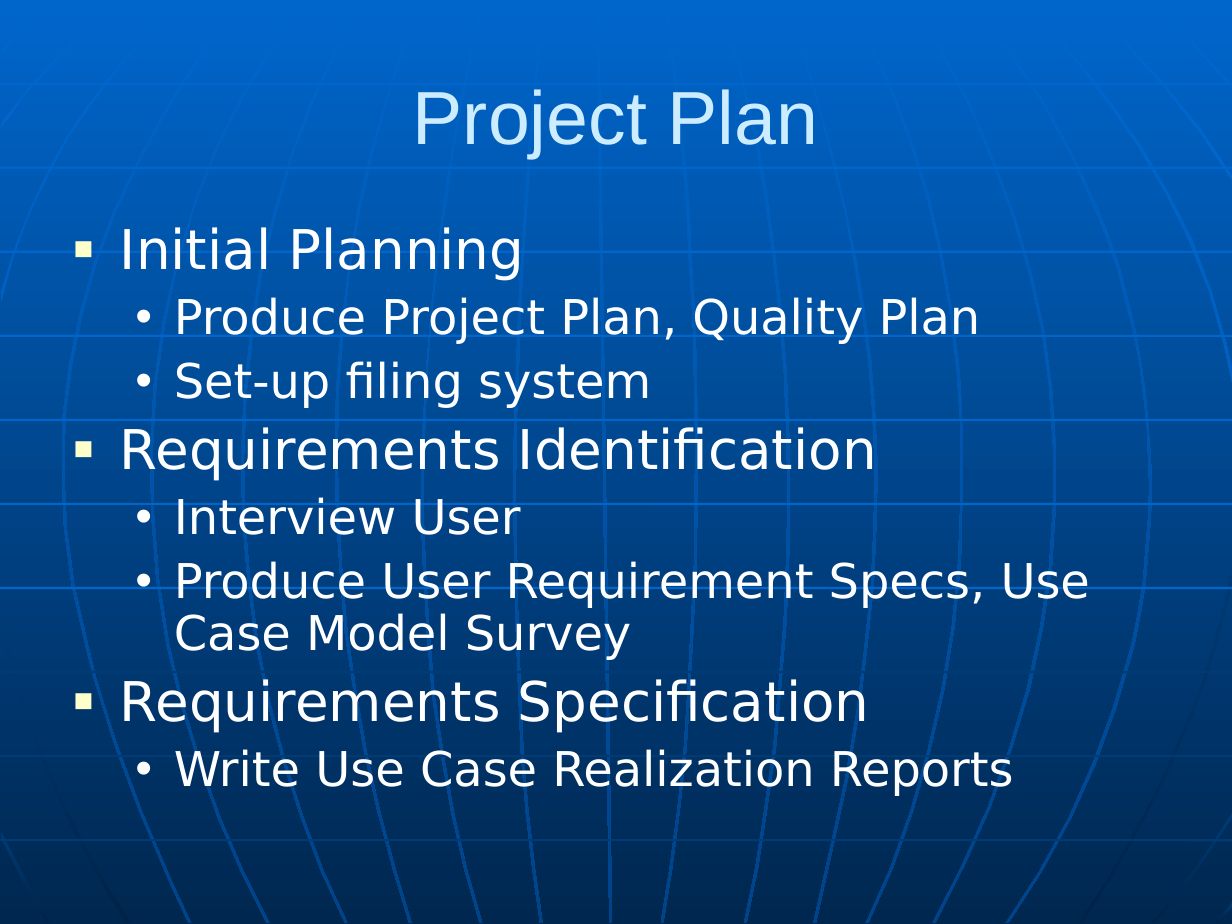
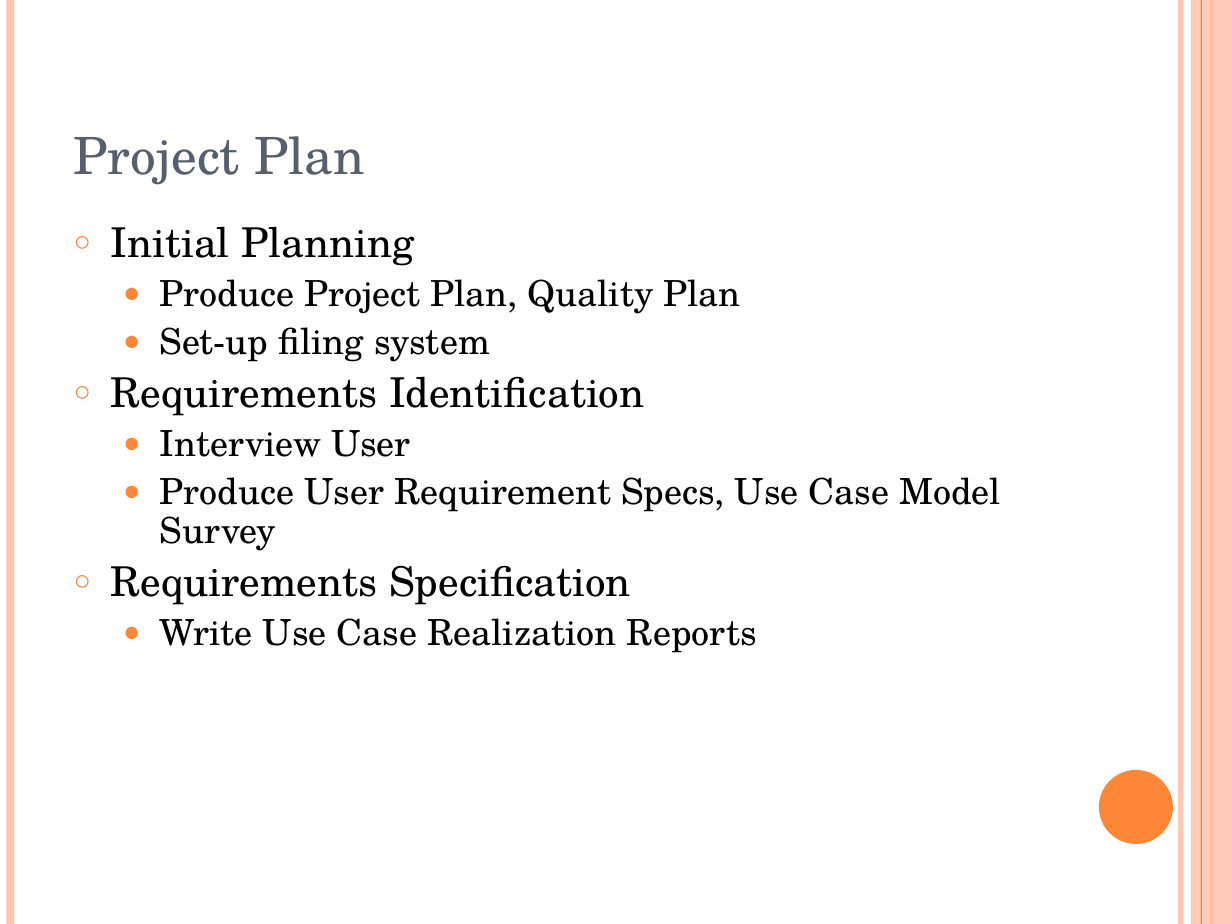
Before and after one commit to rankorth/cylinders-orders-management-system, a slide deck: slide 12 of Documentation/Management/Communications/Internal Correspondence/MTech Presentation [09 Apr 2011] (Ba Tien) v1.1.ppt. Drawn at 1232x924 pixels with LibreOffice and Linux fonts; fonts in the diff are those of the drawing. Boxes give left, top, right and bottom in pixels: in the first picture for what was removed or moved away, otherwise in the second. Text is boxed around its words. In the diff, an @@ line names an element or a change of style, - is before the commit and + after.

```diff
--- a/Documentation/Management/Communications/Internal Correspondence/MTech Presentation [09 Apr 2011] (Ba Tien) v1.1.ppt
+++ b/Documentation/Management/Communications/Internal Correspondence/MTech Presentation [09 Apr 2011] (Ba Tien) v1.1.ppt
@@ background gradient #0066CC to #00274F to #FFFFFF @@
@@ line added from (10, 0) to (10, 924), #FEC3AE 4.51 pt @@
@@ line added from (1180, 0) to (1180, 924), #FEC3AE 3 pt @@
@@ rectangle added at box(1191, 0, 1232, 924), fill #FEC3AE at 87% opacity @@
@@ line added from (1201, 0) to (1201, 924), #FE8637 0.74 pt @@
@@ line added from (1211, 0) to (1211, 924), #FE8637 1.5 pt @@
@@ title "Project Plan" at box(74, 136, 364, 185): size 44 to 30 pt, font Arial to TeX Gyre Schola, text colour #CCECFF to #575F6D; alignment centre to left; vertical alignment middle to bottom @@
@@ text "Initial Planning" at box(110, 226, 1001, 653): size 32 to 24 pt in "Initial Planning", "Requirements Identification", "Requirements Specification"; font DejaVu Sans to TeX Gyre Schola, text colour #FFFFFF to #000000; size 28 to 21 pt in "Produce Project Plan, Quality Plan", "Set-up filing system", "Interview User", "Produce User Requirement Specs, Use Case Model ..." and 1 more places; bullet ■ to ○; less space between paragraphs; bullet colour #FFFFCC to #FE8637; bullet • to ●; bullet colour #FFFFFF to #FE8637 @@
@@ group removed at box(0, 0, 1232, 924): 24 freeform shapes, 10 lines @@
@@ ellipse added at box(1099, 770, 1173, 844), fill #FE8637 @@
```
Also in this commit, not shown: 18 other slides changed.
